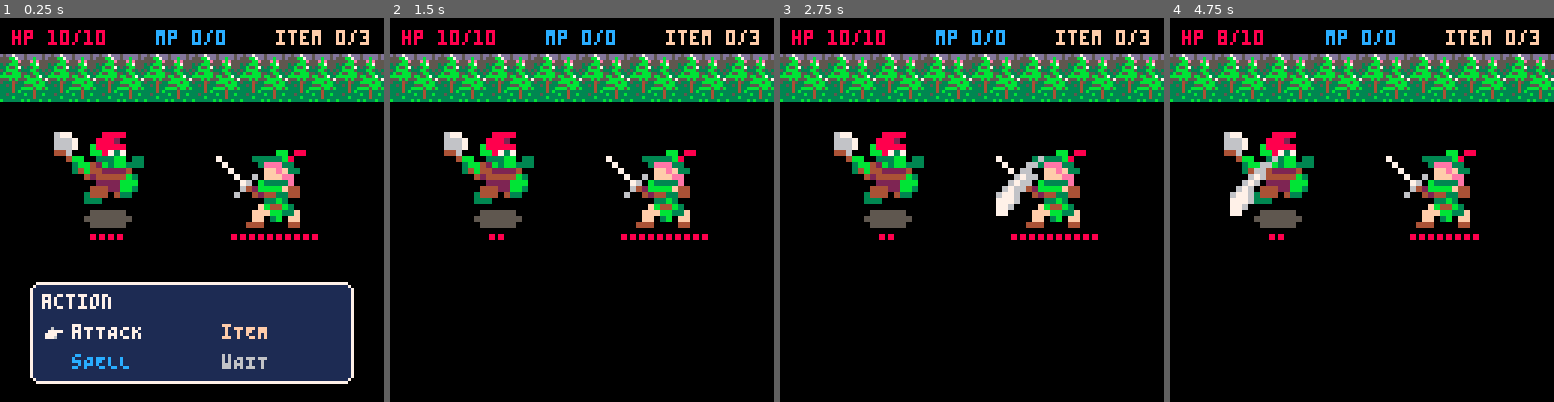
Above: before the commit, frames 1-4 (left to right).
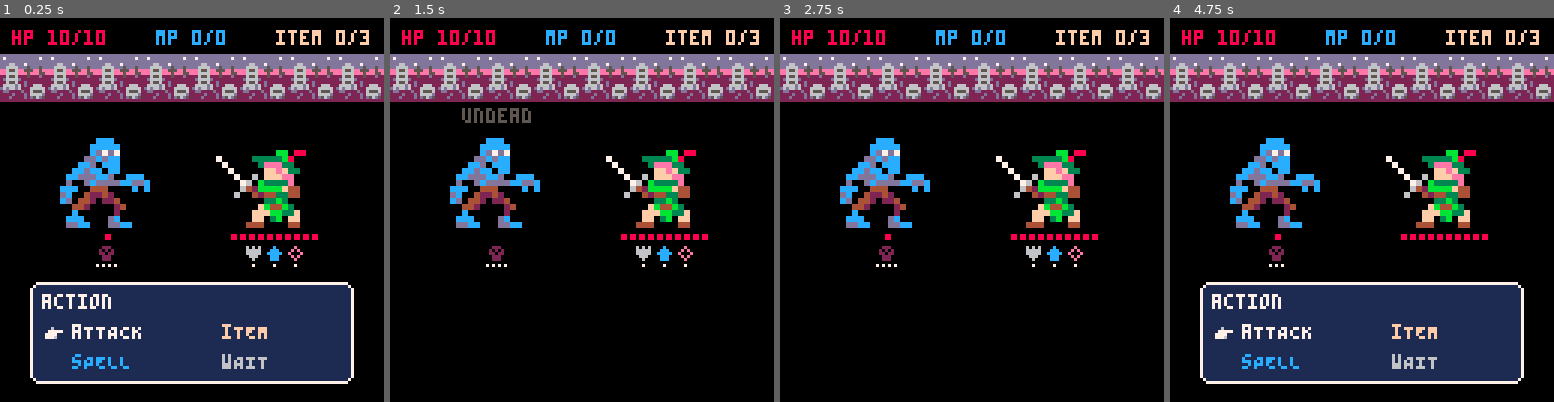
Above: after the commit, the same moments.

Repository: AddisonMink/pico8-prg
Game: PICO-8 cartridge main.p8
Same seed, same stepped clock (60 frames per second), same inputs: the game is played once before the commit and once after it.
Inputs:
- Up to frame 1 (0.25 s): no input
- Up to frame 2 (1.5 s): tap O (Z key) at 0.33, 0.7, 1.43 s; tap X (X key) at 1.07 s
- Up to frame 3 (2.75 s): hold Left 1.97-2.37 s; tap X (X key) at 2.07, 2.4, 2.73 s; tap O (Z key) at 2.22 s; hold Down from 2.42 s (still down)
- Up to frame 4 (4.75 s): release Down at 2.82 s; hold Right 2.87-3.53 s; tap X (X key) every 0.33 s from 3.07 to 4.73 s; tap O (Z key) at 3.1, 3.98 s; hold Up 3.58-4.08 s; hold Right 4.13-4.53 s; hold Down from 4.58 s (still down)

The runs differ from the first frame. In frame 1, 16% of the frame differs, in the area x 0-100%, y 9-65%; in frame 2, 16%; in frame 3, 16%; in frame 4, 38%, in the area x 0-100%, y 3-96%.

Commit message:
update icons.

Diff:
--- a/battle.lua
+++ b/battle.lua
@@ -6,14 +6,14 @@
   }
 
   local status_sprites = {
-    armor = 42,
-    strength = 43,
-    burn = 59,
-    invisible = 58,
-    undead = 45,
-    dispel = 44,
-    dragon_burn = 46,
-    enchanted = 60
+    armor = 161,
+    strength = 160,
+    burn = 176,
+    invisible = 163,
+    undead = 162,
+    dispel = 177,
+    dragon_burn = 179,
+    enchanted = 164
   }
 
   local attack_animation = { 16, 32, 56, 56 }
@@ -230,8 +230,8 @@
     local width = n + n - 1
 
     spr(i, x, y)
-    y += 8
-    x = x - width / 2 + 4
+    y += 6
+    x = x - width / 2 + 2
     for j = 1, n do
       rectfill(x, y, x, y, 7)
       x += 2
@@ -298,11 +298,14 @@
       num_status += 1
     end
 
-    local status_x = x + size - (num_status * 8) / 2
+    local status_width = num_status * 5
+    local status_padding = max(0, num_status-1) * 2
+
+    local status_x = x + size - (status_width + status_padding) / 2
 
     for status, dur in pairs(fighter.status) do
       draw_status(status_x, status_y, status_sprites[status], dur)
-      status_x += 8
+      status_x += 7
     end
   end
 
--- a/main.p8
+++ b/main.p8
@@ -16,7 +16,8 @@
 #include battle_menu.lua
 #include battle.lua
 
-dialogue = battle_new(enemy_goblin)
+global.equipment = { true, true, true }
+dialogue = battle_new(enemy_zombie)
 result = nil
 dialogue:load()
 
@@ -117,3 +118,16 @@
 00000000000000000000dddd00ddd0000deed00000deed0000000055555500000000000555555000000c00000020000000000d1100000000b00bb003303bb000
 0000000000000000000000000000000000dd000000deed000000055555555000000000555555550000ccc0000dc000000000d00000000000bb0bb00000033b00
 0000000000000000000000000000000000000000000dd0000000005555550000000000055555500000ddcc000ddcc00000001000000000000b707b70000007b7
+00c000006060600002220000d000d0000ddd00000000000000000000000000000000000000000000000000000000000000000000000000000000000000000000
+0ccc000066666000202020000d0d0000d000d0000000000000000000000000000000000000000000000000000000000000000000000000000000000000000000
+ccccc000666660002202200000000000d0d000000000000000000000000000000000000000000000000000000000000000000000000000000000000000000000
+0ccc000006660000022200000d0d0000d00d00000000000000000000000000000000000000000000000000000000000000000000000000000000000000000000
+0ccc00000060000002220000d000d0000dd000000000000000000000000000000000000000000000000000000000000000000000000000000000000000000000
+00000000000000000000000000000000000000000000000000000000000000000000000000000000000000000000000000000000000000000000000000000000
+00000000000000000000000000000000000000000000000000000000000000000000000000000000000000000000000000000000000000000000000000000000
+00000000000000000000000000000000000000000000000000000000000000000000000000000000000000000000000000000000000000000000000000000000
+0099000000e000000008800000880000000000000000000000000000000000000000000000000000000000000000000000000000000000000000000000000000
+099000000e0e00008088800008800000000000000000000000000000000000000000000000000000000000000000000000000000000000000000000000000000
+99999000e000e0008888000088888000000000000000000000000000000000000000000000000000000000000000000000000000000000000000000000000000
+999990000e0e00000880000088888000000000000000000000000000000000000000000000000000000000000000000000000000000000000000000000000000
+0999000000e000008088000008880000000000000000000000000000000000000000000000000000000000000000000000000000000000000000000000000000
